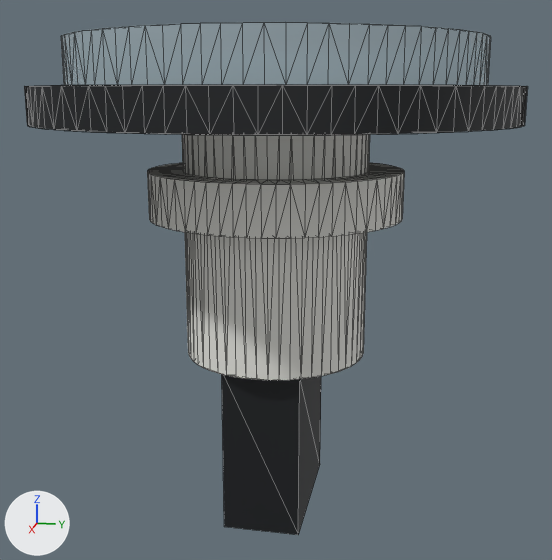
The glTF model montagem/modelos/botao_arcade.glb: old version first, new version second.
Before and after are seen from a 50 mm lens placed at (98.3, 19.7, 3.8), pointed at (-0.1, 0.0, -20.8). Every picture has the same lights, and +X, +Y and +Z are marked at lower left. The picture after the commit comes second. Mesh edges are drawn as thin lines. Vertices at exactly the same position are counted once.

The older version as bpy lines, for what is in view:
```python
me_botao_arcade = bpy.data.meshes.new('botao_arcade')
me_botao_arcade.from_pydata(...)  # 692 vertices, 1368 faces, 701 loose edges; spans x -30.4..30.4, y -30.4..30.4, z -52.5..10.0
# faces by material slot: [356, 320, 692]
me_botao_arcade.materials.append(mat_preto)  # black #171a1e
me_botao_arcade.materials.append(mat_acrilico)  # pale blue #d0e7ee
me_botao_arcade.materials.append(mat_branco)  # white #e9e9e3
ob_botao_arcade = bpy.data.objects.new('botao_arcade', me_botao_arcade)
ob_botao_arcade.location = (0.0, 0.0, 0.0)
```
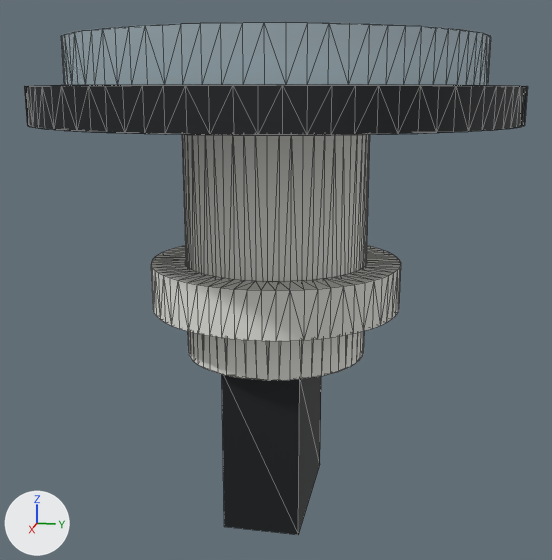
Edits to the bpy script that builds the scene:
```text
Change me_botao_arcade:
    where me_botao_arcade.from_pydata(...)  # 692 vertices, 1368 faces, 701 loose edges; spans x -30.4..30.4, y -30.4..30.4, z -52.5..10.0
    used by ob_botao_arcade; location = (0.0, 0.0, 0.0)
    me_botao_arcade part 1: the loose piece of 238 vertices spanning x -16.5..16.5, y -16.5..16.5, z -12.0..-6.0 is moved by (0.0, 0.0, -12.0)
```

Pixel boxes (x1, y1, x2, y2) of what changed, in the pictures (552 x 560 px; the box of a moved part takes in the faces that stretch with it):
part 1 of me_botao_arcade, moved or reshaped
    before: (147, 163, 404, 238)
    after: (151, 245, 401, 341)
